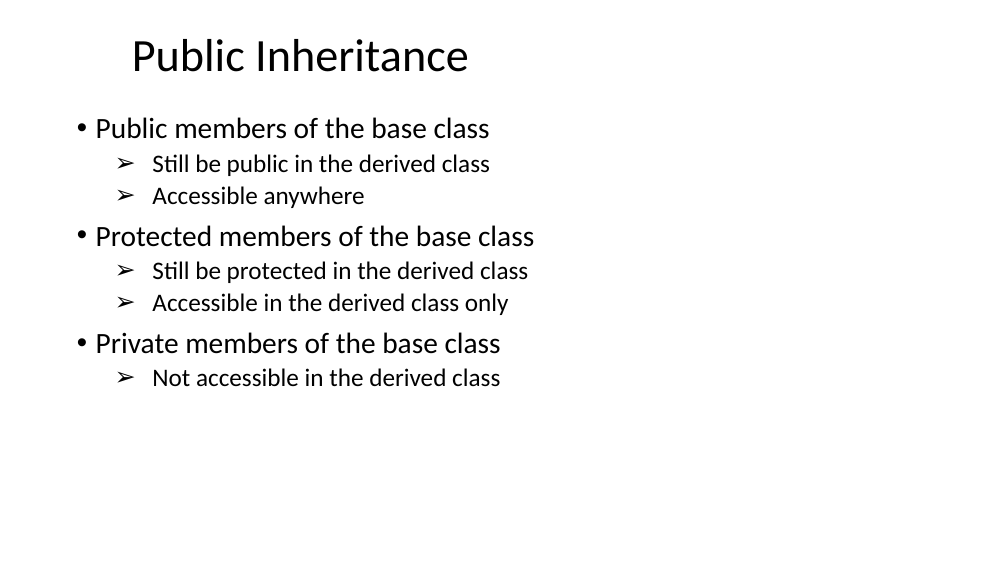
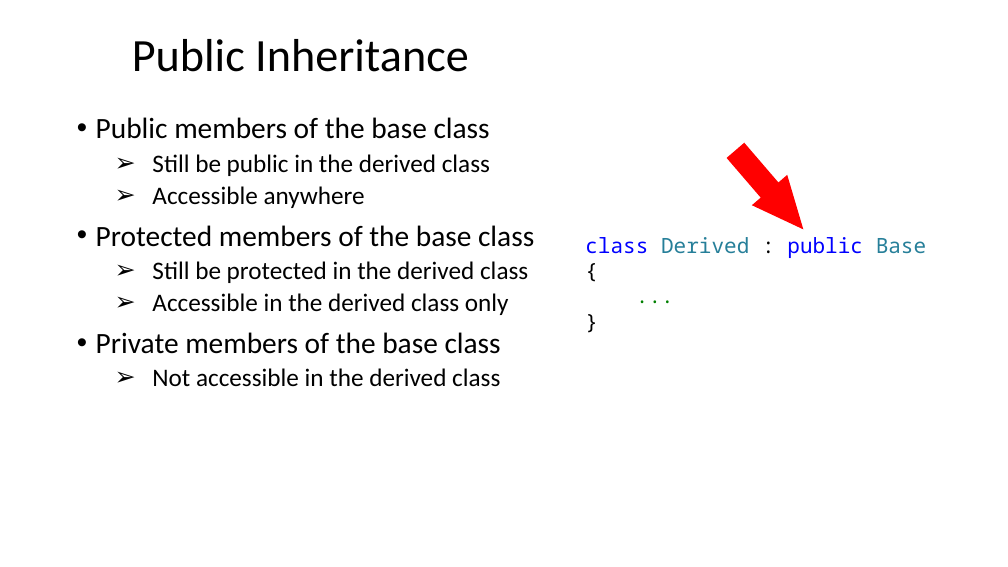
Before and after one commit to ShiqiYu/CPP, a slide deck: slide 11 of week12/Lecture12.pptx. Drawn at 1008x567 pixels with LibreOffice and Linux fonts; fonts in the diff are those of the drawing; background and template pictures are left out. Boxes give left, top, right and bottom in pixels: in the first picture for what was removed or moved away, otherwise in the second. Text is boxed around its words. In the diff, an @@ line names an element or a change of style, - is before the commit and + after.

```diff
--- a/week12/Lecture12.pptx
+++ b/week12/Lecture12.pptx
@@ right arrow added at bbox=[718, 135, 822, 245], fill #FF0000 @@
@@ text added at bbox=[585, 237, 926, 258], 20 pt, text #0000FF @@
+class Derived : public Base
+{
+...
+}
```
Also in this commit, not shown: 3 other slides changed, 2 other files.
